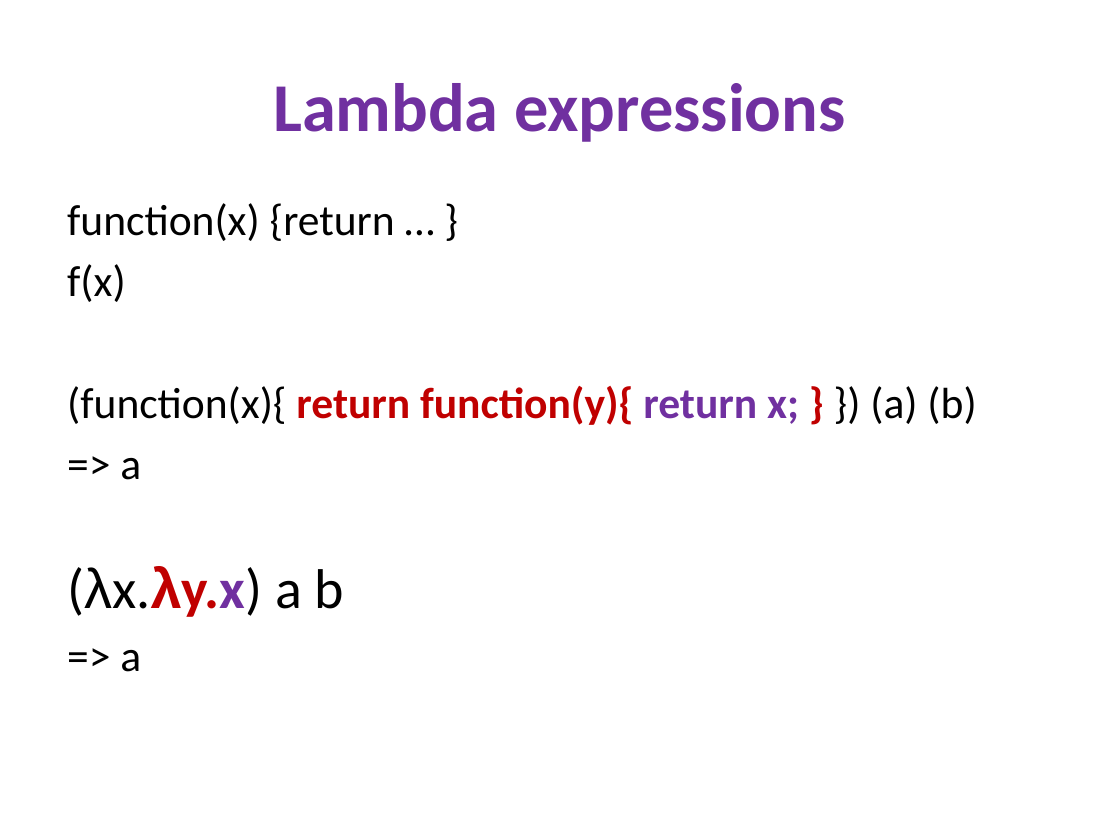
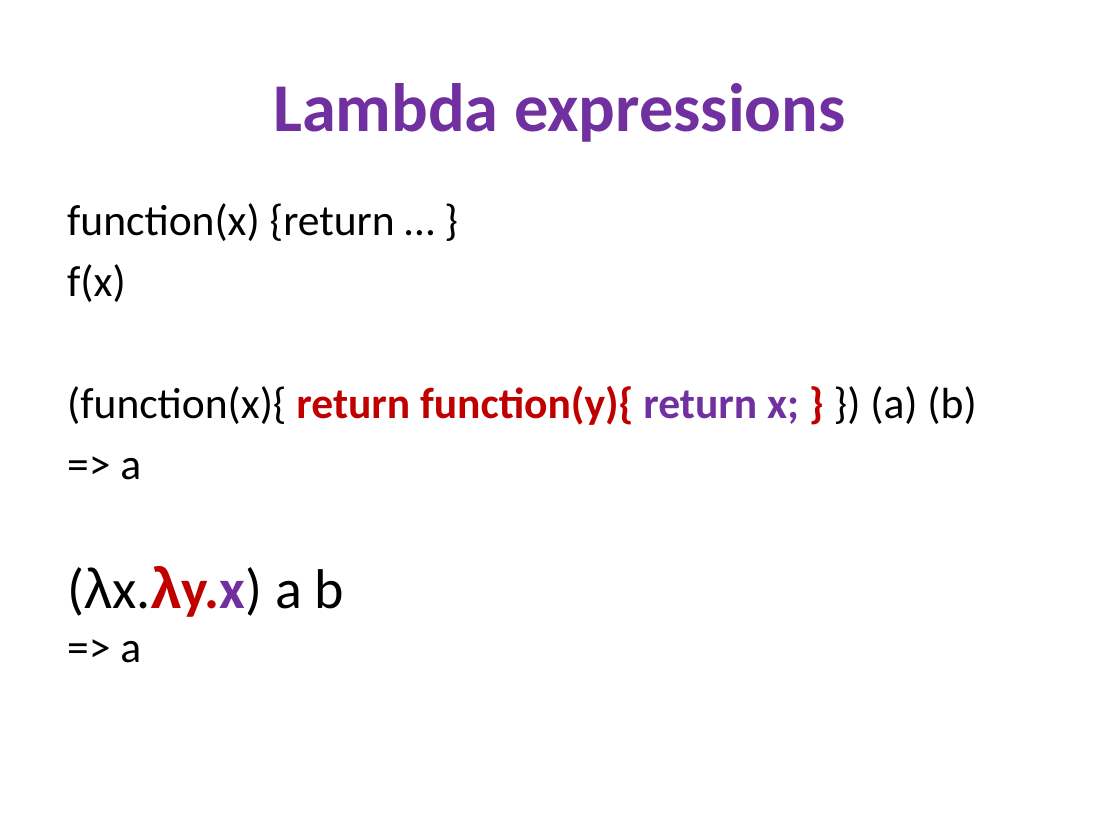
Before and after one commit to kontur-edu/intern-2014, a slide deck: slide 2 of 02-FP/FP in C# 2014.pptx. Drawn at 1120x840 pixels with LibreOffice and Linux fonts; fonts in the diff are those of the drawing. Boxes give left, top, right and bottom in pixels: in the first picture for what was removed or moved away, otherwise in the second. Text is boxed around its words. In the diff, an @@ line names an element or a change of style, - is before the commit and + after.

```diff
--- a/02-FP/FP in C# 2014.pptx
+++ b/02-FP/FP in C# 2014.pptx
@@ text at box(67, 566, 344, 663): text changed @@
-(λx.λy.x) a b
-=> a
+(λx.λy.x) a b
+=> a
```
Also in this commit, not shown: 1 other slide changed, 3 other files.
